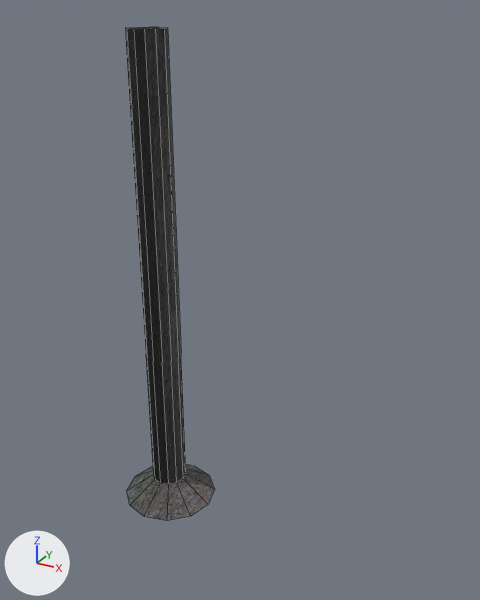
The Blender file RomanArzyle/tree.blend: old version first, new version second.
Rendered twice from a 50 mm camera at (20.1, -27.5, 27.7) aimed at (4.8, 0.4, 13.8). Lighting does not change. The marker at lower left points along +X, +Y and +Z. Mesh edges are drawn as thin lines.

The older version as bpy lines, for what is in view:
```python
me_cylinder = bpy.data.meshes.new('Cylinder')
me_cylinder.from_pydata(...)  # 60 vertices, 26 faces; spans x -2.78..2.78, y -2.78..2.78, z -1.0..2.86
me_cylinder.materials.append(mat_material_001)
# before: 0 (0.0, 2.78, -1.0) at pixel (194, 465), 2 (1.39, 2.41, -1.0) at pixel (209, 475), 4 (2.41, 1.39, -1.0) at pixel (214, 489), 6 (2.78, 0.0, -1.0) at pixel (208, 504), 8 (2.41, -1.39, -1.0) at pixel (190, 516)
# before: 10 (1.39, -2.41, -1.0) at pixel (167, 520), 12 (0.0, -2.78, -1.0) at pixel (144, 516), 14 (-1.39, -2.41, -1.0) at pixel (129, 505), 16 (-2.41, -1.39, -1.0) at pixel (126, 490), 18 (-2.78, 0.0, -1.0) at pixel (135, 476)
# before: 20 (-2.41, 1.39, -1.0) at pixel (152, 466), 22 (-1.39, 2.41, -1.0)
ob_cylinder = bpy.data.objects.new('Cylinder', me_cylinder)
ob_cylinder.location = (0.0, 0.0, 6.82)
ob_cylinder.scale = (1.0, 1.0, 7.0)
```
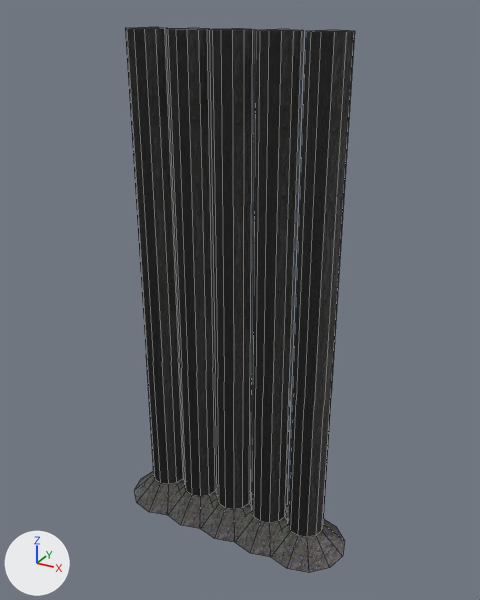
Location of each change, [x1, y1, x2, y2] in pixels of the pictures (480 x 600 px; the box of a moved part takes in the faces that stretch with it):
'Cylinder', reshaped (154% wider, 11% taller): before [125, 27, 215, 521]; after [125, 27, 355, 573]
part 1 of me_cylinder, added (black): after [166, 28, 217, 528]
part 2 of me_cylinder, added (black): after [200, 29, 255, 542]
part 3 of me_cylinder, added (black): after [235, 29, 303, 557]
part 4 of me_cylinder, added (black): after [271, 30, 355, 573]
part 5 of me_cylinder, moved or reshaped: before [127, 464, 215, 521]; after [134, 471, 185, 515]

What the commit changed:
me_cylinder is used by ob_cylinder; location (0.0, 0.0, 6.82); scale (1.0, 1.0, 7.0).
Verts and faces of me_cylinder; kept vertices keep their numbers, new ones are numbered from 60.
me_cylinder had 60 vertices, 26 faces and spanned x -2.78..2.78, y -2.78..2.78, z -1.0..2.86.
me_cylinder now has 300 vertices, 130 faces and spans x -2.3..11.51, y -2.3..2.3, z -1.0..2.86.
me_cylinder part 1: a new loose piece of 60 vertices spanning x 0.0..4.6, y -2.3..2.3, z -1.0..2.86, in mat_material_001.
me_cylinder part 2: a new loose piece of 60 vertices spanning x 2.3..6.9, y -2.3..2.3, z -1.0..2.86, in mat_material_001.
me_cylinder part 3: a new loose piece of 60 vertices spanning x 4.6..9.21, y -2.3..2.3, z -1.0..2.86, in mat_material_001.
me_cylinder part 4: a new loose piece of 60 vertices spanning x 6.9..11.51, y -2.3..2.3, z -1.0..2.86, in mat_material_001.
Part 5, on me_cylinder:
Vertex 0 moves to (0.0, 2.3, -1.0).
Vertex 2 moves to (1.15, 1.99, -1.0).
Vertex 4 moves to (1.99, 1.15, -1.0).
Vertex 6 moves to (2.3, 0.0, -1.0).
Vertex 8 moves to (1.99, -1.15, -1.0).
Vertex 10 moves to (1.15, -1.99, -1.0), pixel (167, 515).
Vertex 12 moves to (0.0, -2.3, -1.0), pixel (149, 512).
Vertex 14 moves to (-1.15, -1.99, -1.0), pixel (136, 502).
Vertex 16 moves to (-1.99, -1.15, -1.0), pixel (134, 490).
Vertex 18 moves to (-2.3, 0.0, -1.0), pixel (141, 478).
Vertex 20 moves to (-1.99, 1.15, -1.0).
Vertex 22 moves to (-1.15, 1.99, -1.0).
